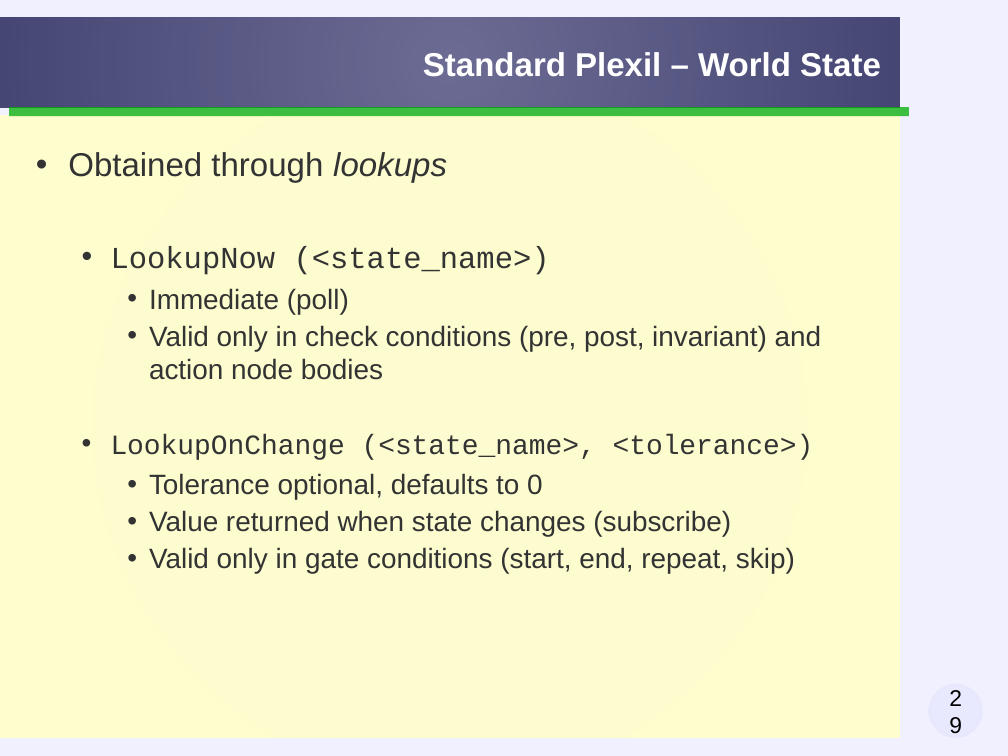
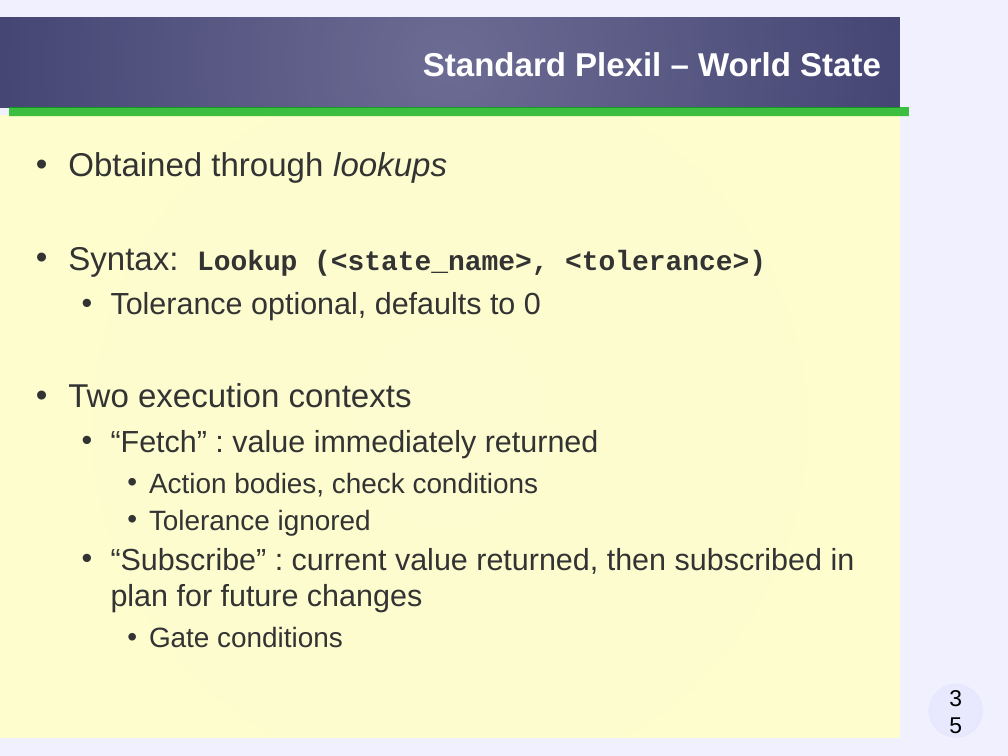
Before and after one commit to taless474/plexil, a slide deck: slide 35 of workshop/slides/plexil-workshop-language.odp (slide 29 before the commit). Drawn at 1008x756 pixels with LibreOffice and Linux fonts; fonts in the diff are those of the drawing; background and template pictures are left out. Boxes give left, top, right and bottom in pixels: in the first picture for what was removed or moved away, otherwise in the second. Text is boxed around its words. In the diff, an @@ line names an element or a change of style, - is before the commit and + after.

Commit message:
revised for Plexil 1.5

```diff
--- a/workshop/slides/plexil-workshop-language.odp
+++ b/workshop/slides/plexil-workshop-language.odp
@@ text at bbox=[68, 247, 766, 277]: text changed; font Arial to Courier New; bold on @@
-  • LookupNow (<state_name>)
-    • Immediate (poll)
-    • Valid only in check conditions (pre, post, invariant) and action node bodies
-  • LookupOnChange (<state_name>, <tolerance>)
+• Syntax: Lookup (<state_name>, <tolerance>)
@@ text at bbox=[111, 292, 541, 320]: size 22 to 24 pt in "Tolerance optional, defaults to 0"; list level 3 to 2 in "Tolerance optional, defaults to 0" @@
@@ text at bbox=[68, 383, 855, 648]: text changed; size 22 to 24 pt @@
-    • Value returned when state changes (subscribe)
-    • Valid only in gate conditions (start, end, repeat, skip)
+• Two execution contexts
+  • “Fetch” : value immediately returned
+    • Action bodies, check conditions
+    • Tolerance ignored
+  • “Subscribe” : current value returned, then subscribed in plan for future changes
+    • Gate conditions
@@ page number at bbox=[928, 684, 982, 738]: text changed @@
-29
+35
```
Also in this commit, not shown: 30 other slides changed, 8 slides added, 2 slides removed, 1 other file.
